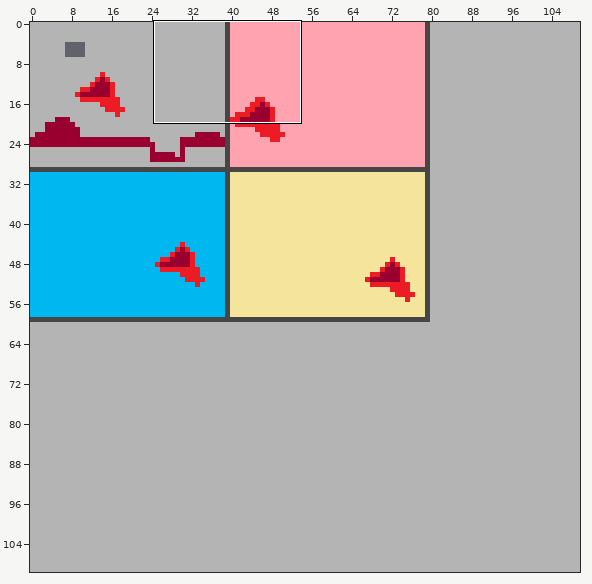
Tiled map -- tiles/base.tmx. Above: a wide view before the commit, with the close-up outlined.
Close-up. Earlier state:
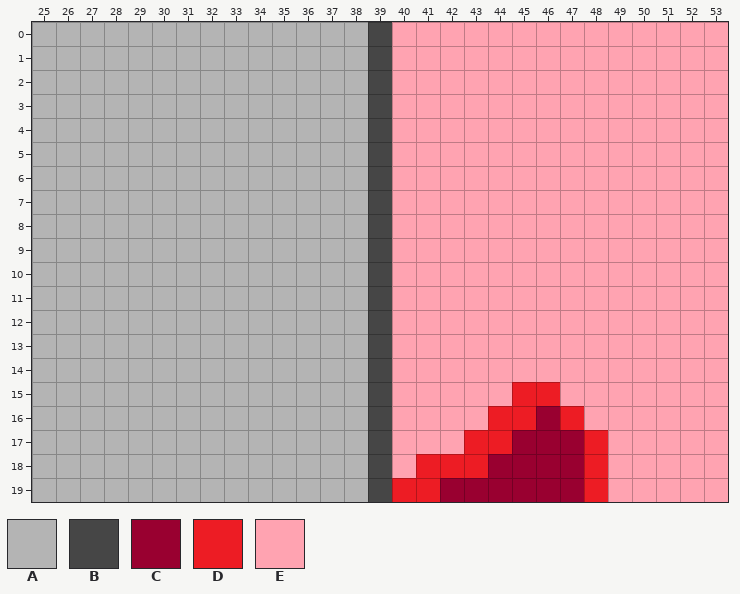
Cells are 16x16 px. Shown: x 25..53, y 0..19. The commit also changed other parts of the map, which this record leaves out.
Key: from "level1": A 1, B 2, C 4, D 5, E 6.
_ is an empty cell, # one hidden under a higher layer.
Layer "base" before, first column x 25:
 0 AAAAAAAAAAAAAABEEEEEEEEEEEEEE
 1 AAAAAAAAAAAAAABEEEEEEEEEEEEEE
 2 AAAAAAAAAAAAAABEEEEEEEEEEEEEE
 3 AAAAAAAAAAAAAABEEEEEEEEEEEEEE
 4 AAAAAAAAAAAAAABEEEEEEEEEEEEEE
 5 AAAAAAAAAAAAAABEEEEEEEEEEEEEE
 6 AAAAAAAAAAAAAABEEEEEEEEEEEEEE
 7 AAAAAAAAAAAAAABEEEEEEEEEEEEEE
 8 AAAAAAAAAAAAAABEEEEEEEEEEEEEE
 9 AAAAAAAAAAAAAABEEEEEEEEEEEEEE
10 AAAAAAAAAAAAAABEEEEEEEEEEEEEE
11 AAAAAAAAAAAAAABEEEEEEEEEEEEEE
12 AAAAAAAAAAAAAABEEEEEEEEEEEEEE
13 AAAAAAAAAAAAAABEEEEEEEEEEEEEE
14 AAAAAAAAAAAAAABEEEEEEEEEEEEEE
15 AAAAAAAAAAAAAABEEEEE##EEEEEEE
16 AAAAAAAAAAAAAABEEEE####EEEEEE
17 AAAAAAAAAAAAAABEEE######EEEEE
18 AAAAAAAAAAAAAABE########EEEEE
19 AAAAAAAAAAAAAAB#########EEEEE
Layer "top" before, first column x 25:
 0 _____________________________
 1 _____________________________
 2 _____________________________
 3 _____________________________
 4 _____________________________
 5 _____________________________
 6 _____________________________
 7 _____________________________
 8 _____________________________
 9 _____________________________
10 _____________________________
11 _____________________________
12 _____________________________
13 _____________________________
14 _____________________________
15 ____________________DD_______
16 ___________________DDCD______
17 __________________DDCCCD_____
18 ________________DDDCCCCD_____
19 _______________DDCCCCCCD_____
Now the later version:
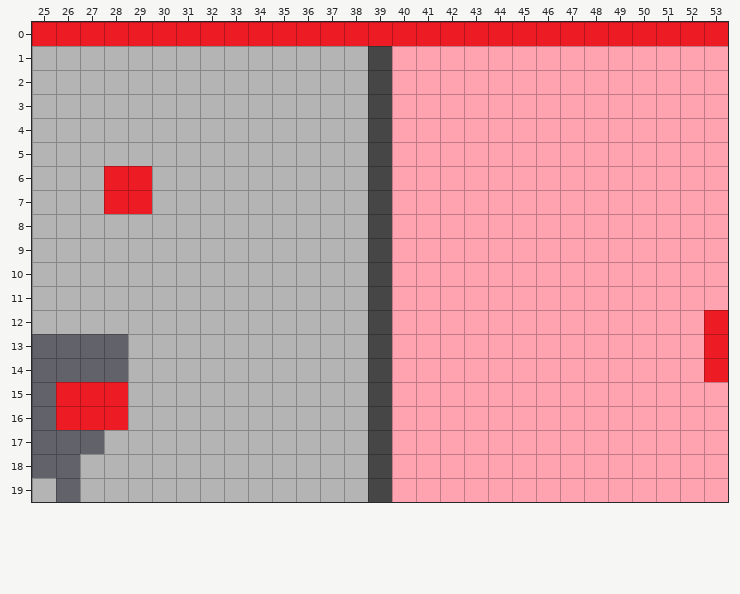
Changes in this commit:
Layer "base":
y 13..16: x 25..28 AAAA -> ____
y 17: x 25..27 AAA -> ___
y 18: x 25..26 AA -> __
y 19: x 26 A -> _
Layer "top":
y 0: x 25..53 _____________________________ -> DDDDDDDDDDDDDDDDDDDDDDDDDDDDD
y 6..7: x 28..29 __ -> DD
y 12..14: x 53 _ -> D
y 15: x 26..28 ___ -> DDD; x 45..46 DD -> __
y 16: x 26..28 ___ -> DDD; x 44..47 DDCD -> ____
y 17: x 43..48 DDCCCD -> ______
y 18: x 41..48 DDDCCCCD -> ________
y 19: x 40..48 DDCCCCCCD -> _________
